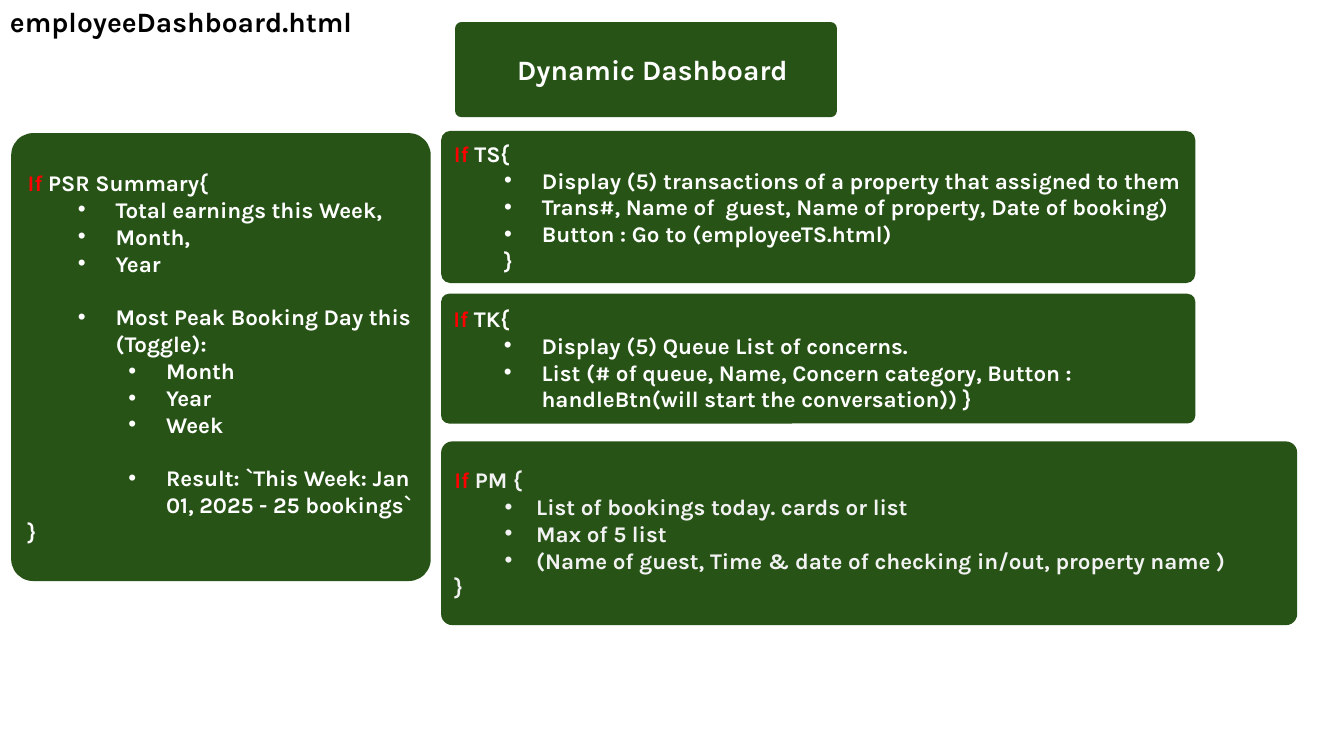
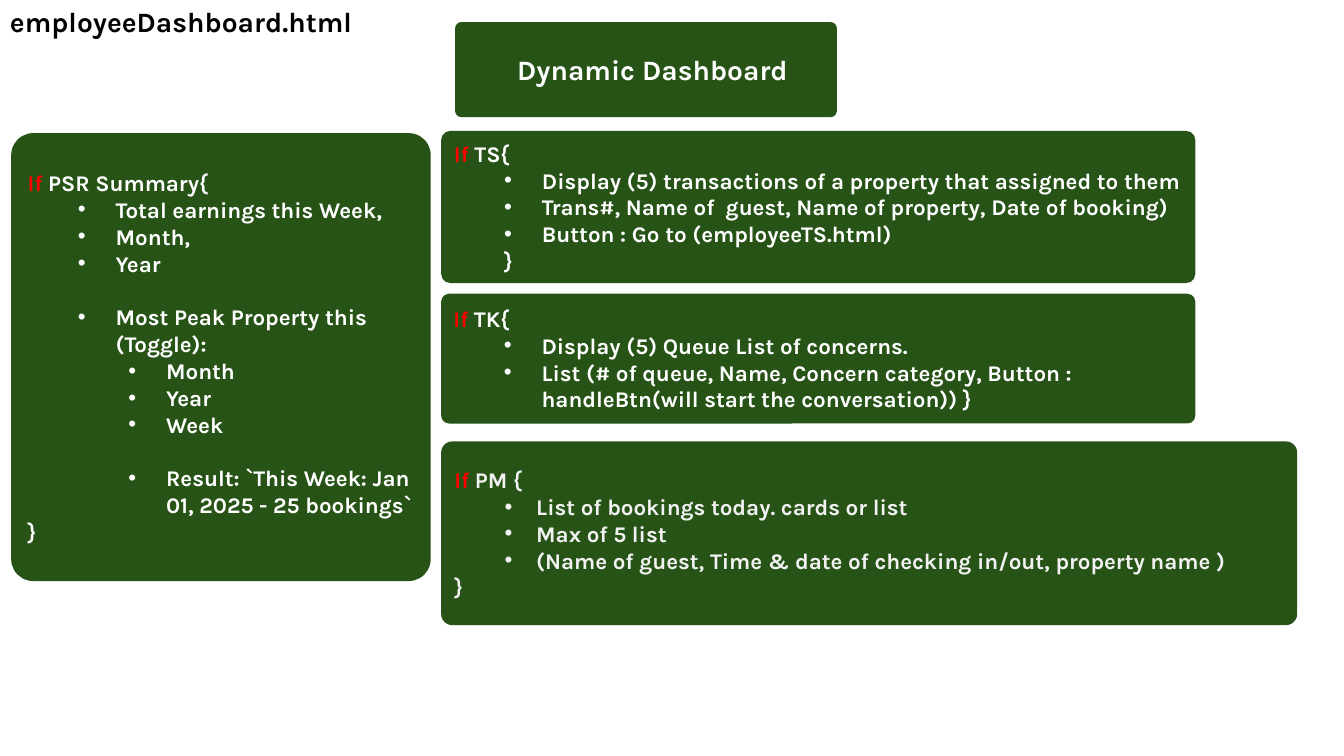
Before and after one commit to Booking-Resevation-Betcha-Homie-House/CAPSTONE-Development-Road-Map, a slide deck: slide 39 of betchaBooking-USECASE.pptx. Drawn at 1344x756 pixels with LibreOffice and Linux fonts; fonts in the diff are those of the drawing. Boxes give left, top, right and bottom in pixels: in the first picture for what was removed or moved away, otherwise in the second. Text is boxed around its words. In the diff, an @@ line names an element or a change of style, - is before the commit and + after.

```diff
--- a/betchaBooking-USECASE.pptx
+++ b/betchaBooking-USECASE.pptx
@@ text in rounded rectangle at (116,309,367,358): text changed @@
-  • Most Peak Booking Day this (Toggle):
+  • Most Peak Property this (Toggle):
```
Also in this commit, not shown: 1 other slide changed.
